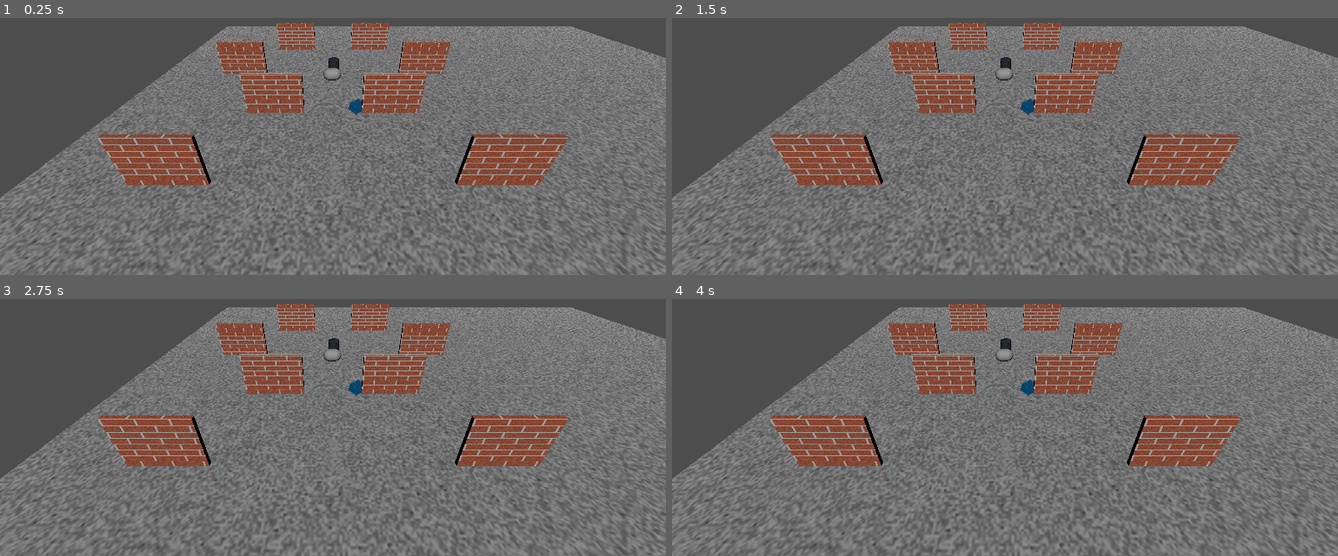
Above: before the commit, frames 1-4 (two rows, left to right).
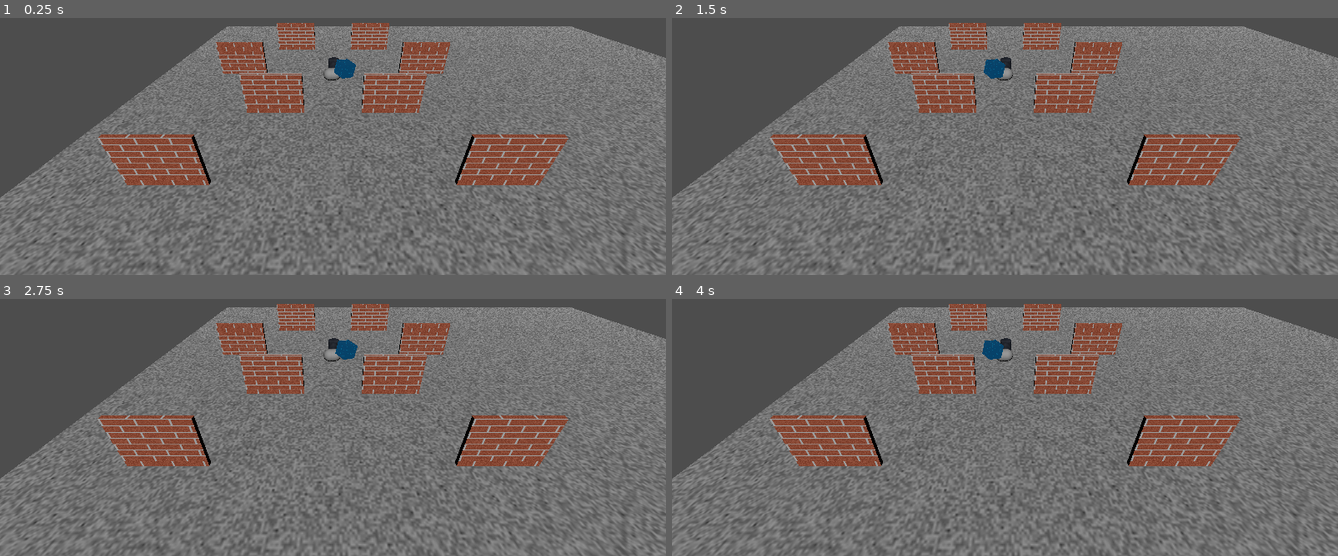
Above: after the commit, the same moments.

Repository: jasmine6612/Comp360A3
Game: Godot game, scene res://greyboxing.tscn
Two runs of this game, one before a commit and one after it. Both use one fixed random seed, a clock stepped at 60 frames per second and the inputs below.
Inputs:
- Up to frame 1 (0.25 s): no input
- Up to frame 2 (1.5 s): no input
- Up to frame 3 (2.75 s): tap Enter at 2 s
- Up to frame 4 (4 s): no input

The runs differ from the first frame. In frame 1, 0.3% of the frame differs, in the area x 50-55%, y 15-38%; in frame 2, 0.3%, in the area x 46-55%, y 15-38%; in frame 3, 0.3%; in frame 4, 0.3%.

Commit message:
Add simulation: Obj3 moves back and forth as interactive object

Diff:
--- a/greyboxing.tscn
+++ b/greyboxing.tscn
@@ -1,14 +1,15 @@
-[gd_scene load_steps=22 format=3 uid="uid://dl2rkyoea3ao8"]
+[gd_scene load_steps=23 format=3 uid="uid://dl2rkyoea3ao8"]
 
-[ext_resource type="Material" path="res://a-3/Materials/ConcreteMaterial.tres" id="1_h5oe0"]
-[ext_resource type="Material" path="res://a-3/Materials/BrickWallMaterial.tres" id="2_lnqwb"]
-[ext_resource type="Material" path="res://a-3/Materials/RobotArmMaterial.tres" id="3_axsqh"]
+[ext_resource type="Material" uid="uid://upcdg66i0d10" path="res://a-3/Materials/ConcreteMaterial.tres" id="1_h5oe0"]
+[ext_resource type="Material" uid="uid://b8ngi8re5pu78" path="res://a-3/Materials/BrickWallMaterial.tres" id="2_lnqwb"]
+[ext_resource type="Material" uid="uid://bmdy5blo0ccm8" path="res://a-3/Materials/RobotArmMaterial.tres" id="3_axsqh"]
 [ext_resource type="Texture2D" uid="uid://xq5hlvgcj18q" path="res://greyboxing/spark_02.png" id="4_rq656"]
 [ext_resource type="Script" uid="uid://b7nrevqtgli83" path="res://particle_controller.gd" id="5_8gvve"]
 [ext_resource type="Script" uid="uid://y62dyq77vnth" path="res://breaker_area.gd" id="6_h5oe0"]
-[ext_resource type="Material" path="res://a-3/Materials/FuturisticPanelMaterial.tres" id="7_3eifs"]
+[ext_resource type="Material" uid="uid://byq5o4pug7bf0" path="res://a-3/Materials/FuturisticPanelMaterial.tres" id="7_3eifs"]
 [ext_resource type="Script" uid="uid://deary6655s7mr" path="res://breakable_box.gd" id="8_8gvve"]
-[ext_resource type="Material" path="res://a-3/Materials/CoinMaterial.tres" id="8_i1ncx"]
+[ext_resource type="Material" uid="uid://b2tk1gjpeii38" path="res://a-3/Materials/CoinMaterial.tres" id="8_i1ncx"]
+[ext_resource type="Script" uid="uid://bqfwtt7wxgxco" path="res://obj_3.gd" id="8_lnqwb"]
 [ext_resource type="PackedScene" uid="uid://oc5yalkhr5qf" path="res://coin.tscn" id="9_ag3fj"]
 
 [sub_resource type="PlaneMesh" id="PlaneMesh_oejsf"]
@@ -117,8 +118,9 @@
 mesh = SubResource("BoxMesh_77vbc")
 
 [node name="Obj3" type="MeshInstance3D" parent="."]
-transform = Transform3D(-0.21444, -0.588435, 0.779589, -0.939555, 0.342397, 0, -0.266929, -0.732467, -0.626291, 1.69293, 0.173551, 5.75798)
+transform = Transform3D(-0.21444005, -0.588435, 0.779589, -0.9760599, 0.09939216, -0.19346179, 0.03635457, -0.80241185, -0.5956618, 0.057247996, 3.977614, 7.3107786)
 mesh = SubResource("BoxMesh_77vbc")
+script = ExtResource("8_lnqwb")
 
 [node name="Obj4" type="MeshInstance3D" parent="."]
 transform = Transform3D(-0.21444, -0.588435, 0.779589, -0.939555, 0.342397, 0, -0.266929, -0.732467, -0.626291, -4.59, 0.169, 4.452)
--- /dev/null
+++ b/obj_3.gd
@@ -0,0 +1,16 @@
+extends MeshInstance3D
+
+@export var move_distance: float = 1.5
+@export var speed: float = 2.5
+var direction: int = 1
+var start_pos: Vector3
+
+func _ready():
+	start_pos = global_transform.origin
+
+func _process(delta):
+	var new_pos = global_transform.origin
+	new_pos.x += speed * direction * delta
+	if abs(new_pos.x - start_pos.x) > move_distance:
+		direction *= -1
+	global_transform.origin = new_pos
